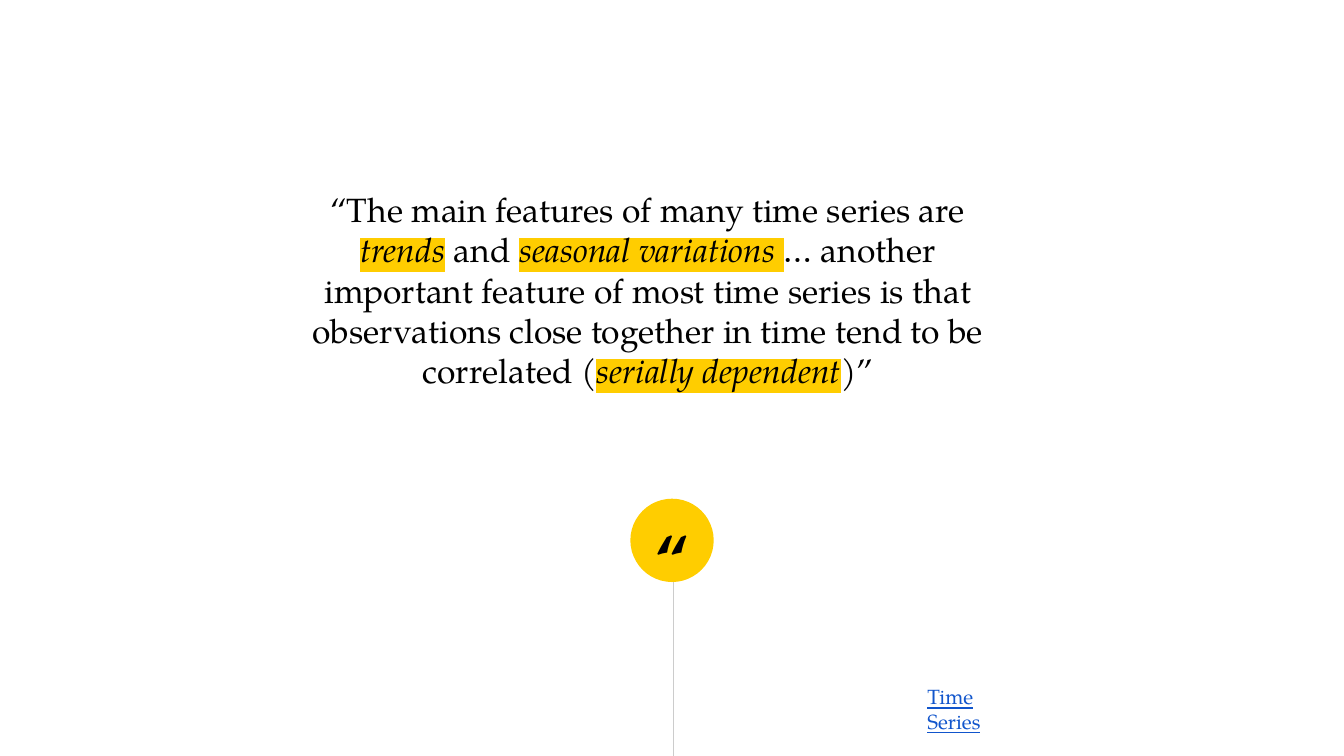
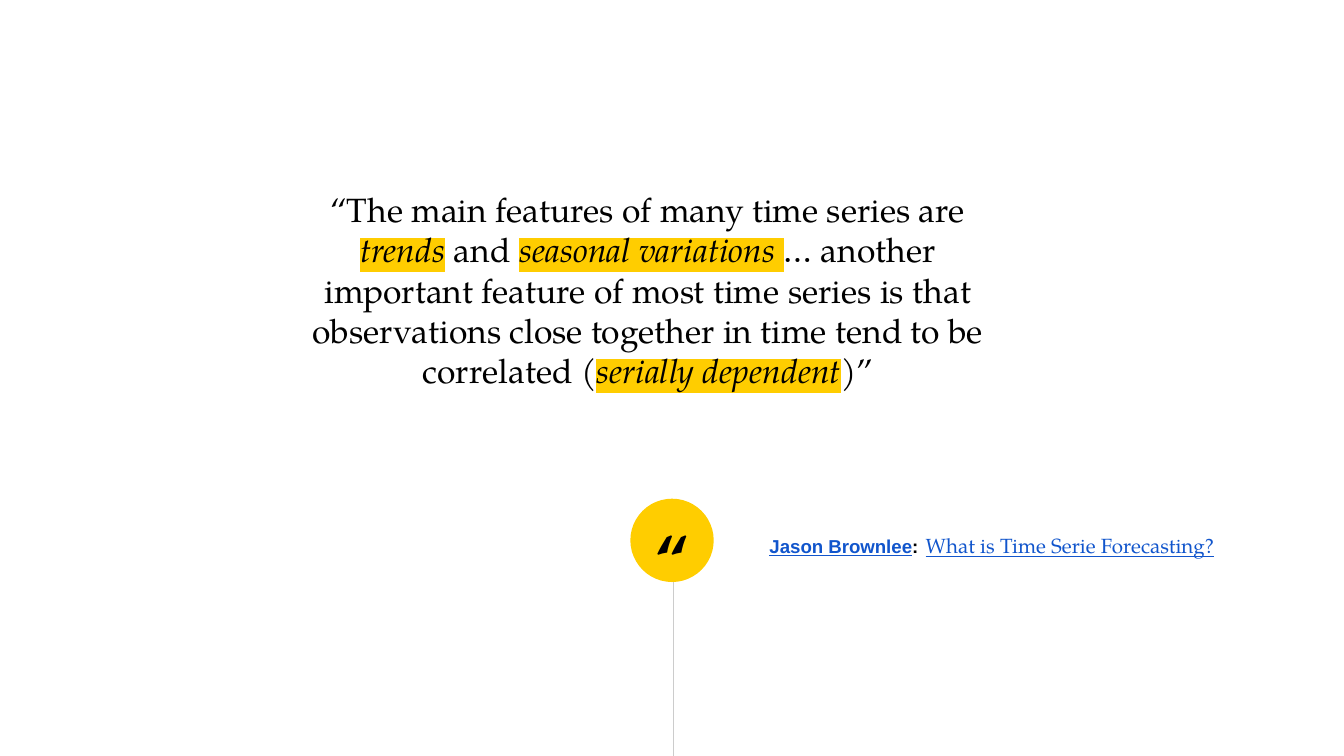
Before and after one commit to gvo34/energy-solar, a slide deck: slide 5 of Energy Solar ppt final version.pptx. Drawn at 1344x756 pixels with LibreOffice and Linux fonts; fonts in the diff are those of the drawing. Boxes give left, top, right and bottom in pixels: in the first picture for what was removed or moved away, otherwise in the second. Text is boxed around its words. In the diff, an @@ line names an element or a change of style, - is before the commit and + after.

```diff
--- a/Energy Solar ppt final version.pptx
+++ b/Energy Solar ppt final version.pptx
@@ text added at box(769, 538, 1214, 559), 11 pt, text #1155CC, underline @@
+Jason Brownlee: What is Time Serie Forecasting?
@@ text removed at box(927, 689, 980, 733) @@
-Time Series
```
Also in this commit, not shown: 2 other slides changed, 1 slide added, 1 other file.
